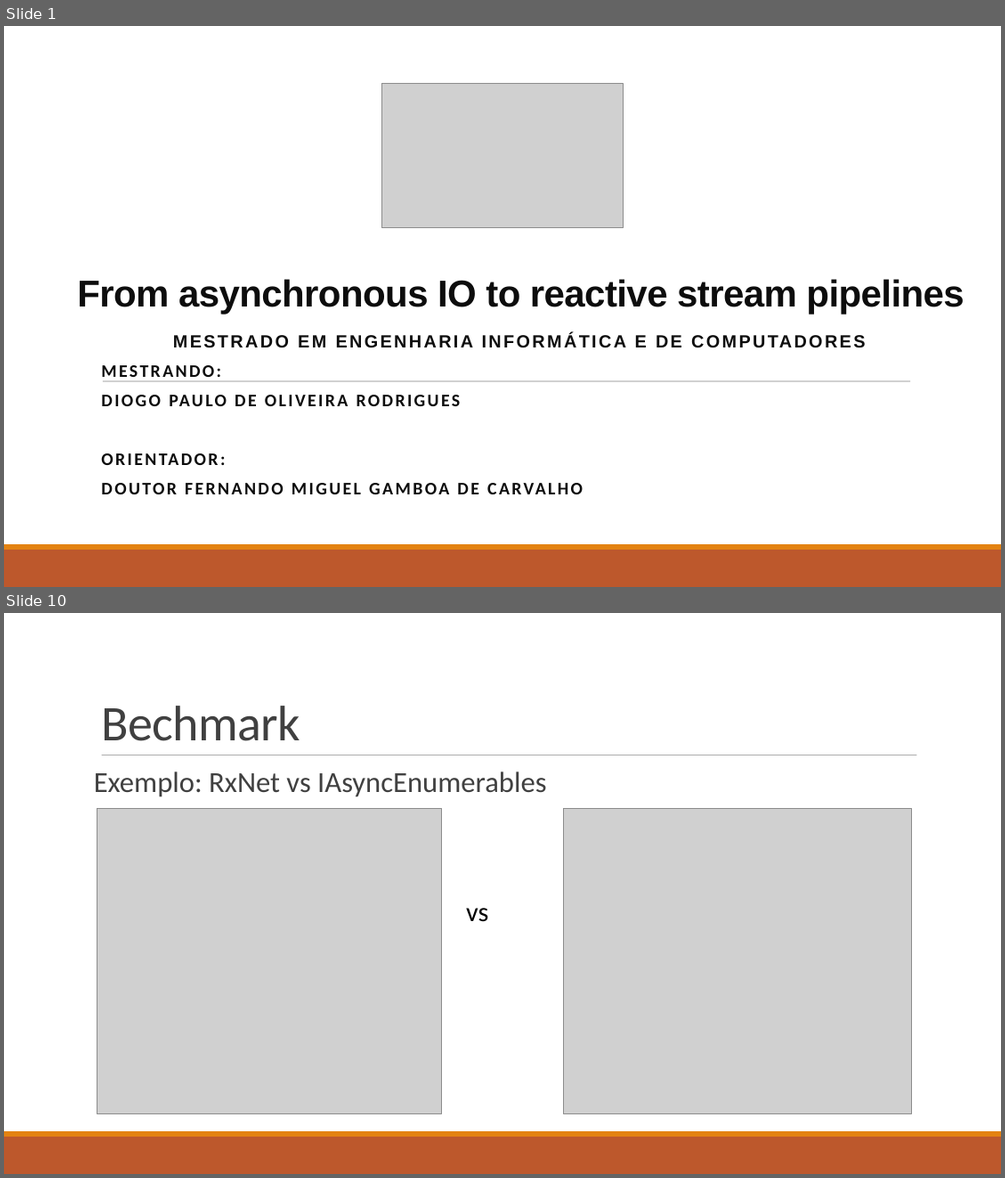
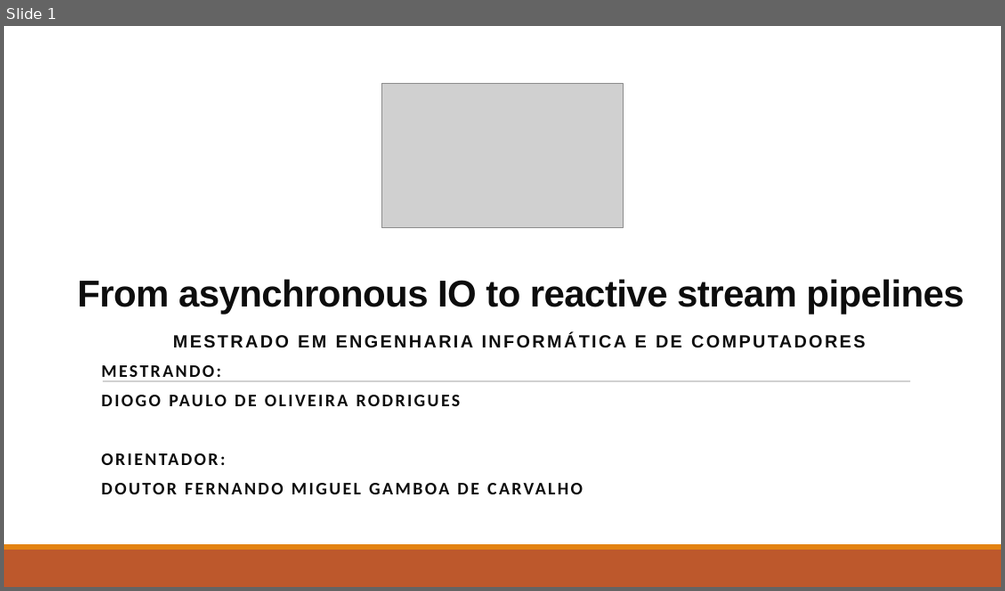
Before and after one commit to isel-sw-projects/2021-asyncio-pipelines, a slide deck: From asynchronous IO to reactive stream pipelines.ppt.odp. Shown one above the other, each under a label of ours: slides 1 and 10 before the commit, slide 1 after it; the slides between them are not shown. The pictures are 1005x1178 and 1005x591 pixels, drawn with LibreOffice and Linux fonts; fonts in the diff are those of the drawing; grey boxes stand for pictures. Boxes give left, top, right and bottom in pixels: in the first picture for what was removed or moved away, otherwise in the second. Text is boxed around its words. In the diff, an @@ line names an element or a change of style, - is before the commit and + after.

```diff
--- a/From asynchronous IO to reactive stream pipelines.ppt.odp
+++ b/From asynchronous IO to reactive stream pipelines.ppt.odp
@@ slide 10 removed at <box>4,613,1001,1174</box>, background #FFFFFF; not listed: 2 template elements that a slide beside it also shows @@
@@ title removed at <box>101,706,300,741</box> @@
-Bechmark
@@ text removed at <box>94,771,546,922</box> @@
-Exemplo: RxNet vs IAsyncEnumerables
-                vs
@@ line removed from (102, 755) to (917, 755) @@
@@ picture removed at <box>97,808,442,1113</box> @@
@@ picture removed at <box>563,808,911,1113</box> @@
```
Also in this commit, not shown: 4 slides changed, 2 slides added, 5 other slides removed.
